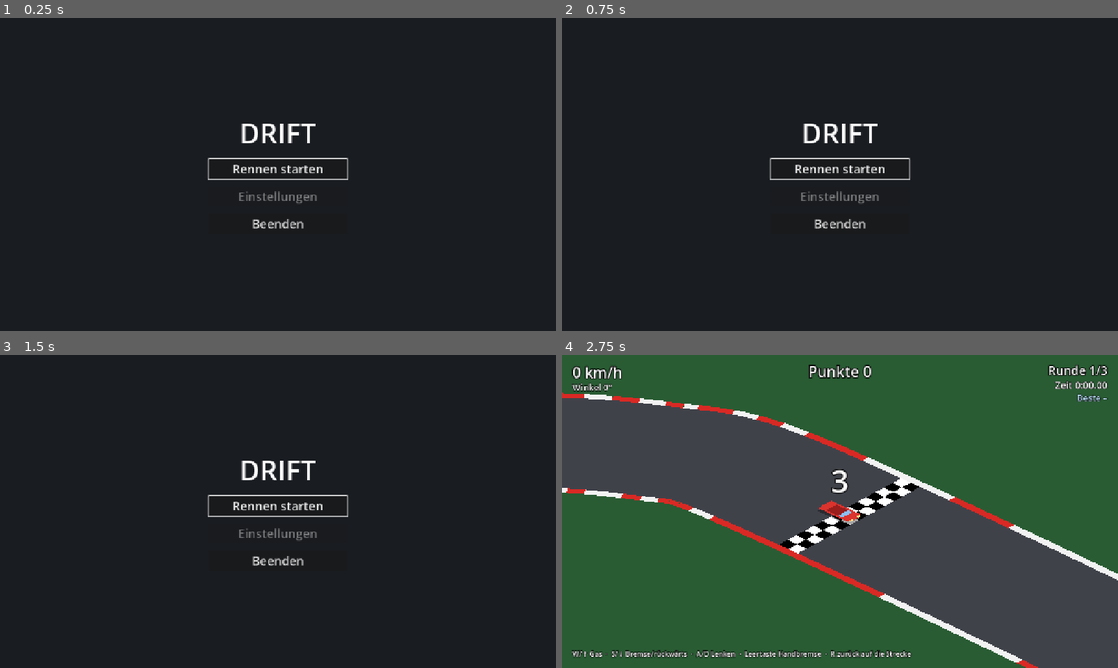
Above: before the commit, frames 1-4 (two rows, left to right).
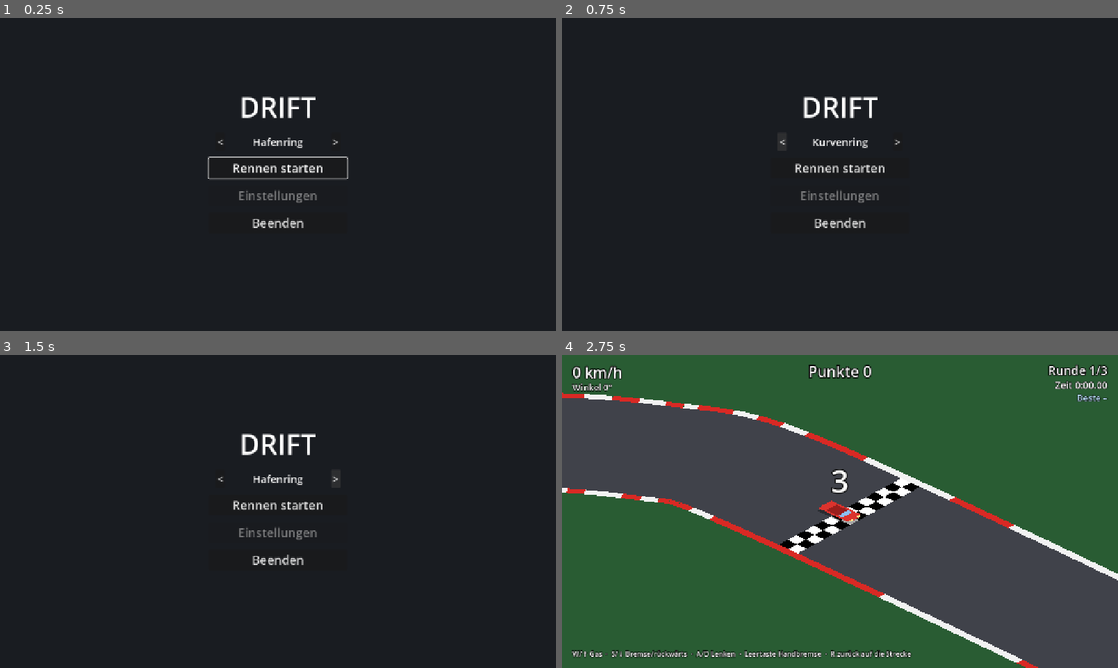
Above: after the commit, the same moments.

Repository: Mayo73/agenthub-backup
Game: Godot game, scene res://scenes/main_menu.tscn
The game is run twice, just before and just after one commit, with the same random seed, the same clock (stepped at 60 frames per second) and the same inputs.
Inputs (mouse positions are in pixels of both pictures, inside the frame that each line leads up to):
- Up to frame 1 (0.25 s): no input
- Up to frame 2 (0.75 s): click (784, 143) at 0.5 s, where only the run after the commit has a clickable "<"
- Up to frame 3 (1.5 s): click (333, 480) at 1.25 s, where only the run after the commit has a clickable ">"
- Up to frame 4 (2.75 s): click "Rennen starten" at 2 s

The runs differ from the first frame. In frame 1, 1.8% of the frame differs, in the area x 37-63%, y 25-68%; in frame 2, 1.7%; in frame 3, 1.7%; in frame 4, nothing differs.

Commit message:
T-0028: Streckenwahl im Hauptmenü
Erstellt vom lokalen Agent (Modell qwen3.5:35b-a3b, Versuch 1 von 5).

Diff:
--- a/scenes/main_menu.tscn
+++ b/scenes/main_menu.tscn
@@ -28,9 +28,9 @@
 anchor_right = 0.5
 anchor_bottom = 0.5
 offset_left = -160.0
-offset_top = -140.0
+offset_top = -200.0
 offset_right = 160.0
-offset_bottom = 140.0
+offset_bottom = 200.0
 theme_override_constants/separation = 16
 
 [node name="Title" type="Label" parent="Buttons"]
@@ -38,6 +38,28 @@
 theme_override_font_sizes/font_size = 64
 text = "DRIFT"
 horizontal_alignment = 1
+
+[node name="TrackRow" type="HBoxContainer" parent="Buttons"]
+layout_mode = 2
+alignment = 1
+theme_override_constants/separation = 12
+
+[node name="TrackPrev" type="Button" parent="Buttons/TrackRow"]
+layout_mode = 2
+theme_override_font_sizes/font_size = 24
+text = "<"
+
+[node name="TrackName" type="Label" parent="Buttons/TrackRow"]
+custom_minimum_size = Vector2(220, 0)
+layout_mode = 2
+theme_override_font_sizes/font_size = 24
+text = "Strecke"
+horizontal_alignment = 1
+
+[node name="TrackNext" type="Button" parent="Buttons/TrackRow"]
+layout_mode = 2
+theme_override_font_sizes/font_size = 24
+text = ">"
 
 [node name="Start" type="Button" parent="Buttons"]
 layout_mode = 2
--- a/scripts/main_menu.gd
+++ b/scripts/main_menu.gd
@@ -5,10 +5,16 @@
 @onready var start_button: Button = $Buttons/Start
 @onready var settings_button: Button = $Buttons/Settings
 @onready var quit_button: Button = $Buttons/Quit
+@onready var track_prev: Button = $Buttons/TrackRow/TrackPrev
+@onready var track_name: Label = $Buttons/TrackRow/TrackName
+@onready var track_next: Button = $Buttons/TrackRow/TrackNext
 
 func _ready() -> void:
 	start_button.pressed.connect(start_game)
 	quit_button.pressed.connect(quit_game)
+	track_prev.pressed.connect(_on_track_prev)
+	track_next.pressed.connect(_on_track_next)
+	update_track_label()
 	start_button.grab_focus()
 
 func start_game() -> void:
@@ -16,3 +22,14 @@
 
 func quit_game() -> void:
 	get_tree().quit()
+
+func update_track_label() -> void:
+	track_name.text = TrackCatalog.name_of(GameSettings.track_id)
+
+func _on_track_prev() -> void:
+	GameSettings.previous_track()
+	update_track_label()
+
+func _on_track_next() -> void:
+	GameSettings.next_track()
+	update_track_label()
--- a/tests/test_main_menu.gd
+++ b/tests/test_main_menu.gd
@@ -7,6 +7,7 @@
 	(Engine.get_main_loop() as SceneTree).root.add_child(menu)
 
 func teardown() -> void:
+	GameSettings.track_id = TrackCatalog.DEFAULT_ID
 	menu.free()
 	menu = null
 
@@ -26,3 +27,15 @@
 func test_startszene_ist_menue() -> void:
 	var main_scene: String = ProjectSettings.get_setting("application/run/main_scene")
 	check_eq(main_scene, "res://scenes/main_menu.tscn", "Startszene ist das Hauptmenü")
+
+func test_streckenwahl() -> void:
+	GameSettings.track_id = TrackCatalog.DEFAULT_ID
+	menu.update_track_label()
+	check_eq(menu.track_name.text, "Hafenring", "TrackName zeigt Hafenring nach Default")
+	menu.track_next.pressed.emit()
+	check_eq(GameSettings.track_id, "altstadt", "Nach Next ist track_id altstadt")
+	check_eq(menu.track_name.text, "Altstadtkurs", "Nach Next zeigt TrackName Altstadtkurs")
+	menu.track_prev.pressed.emit()
+	menu.track_prev.pressed.emit()
+	check_eq(GameSettings.track_id, "kurvenring", "Nach zweimal Prev ist track_id kurvenring")
+	check_eq(menu.track_name.text, "Kurvenring", "Nach zweimal Prev zeigt TrackName Kurvenring")
